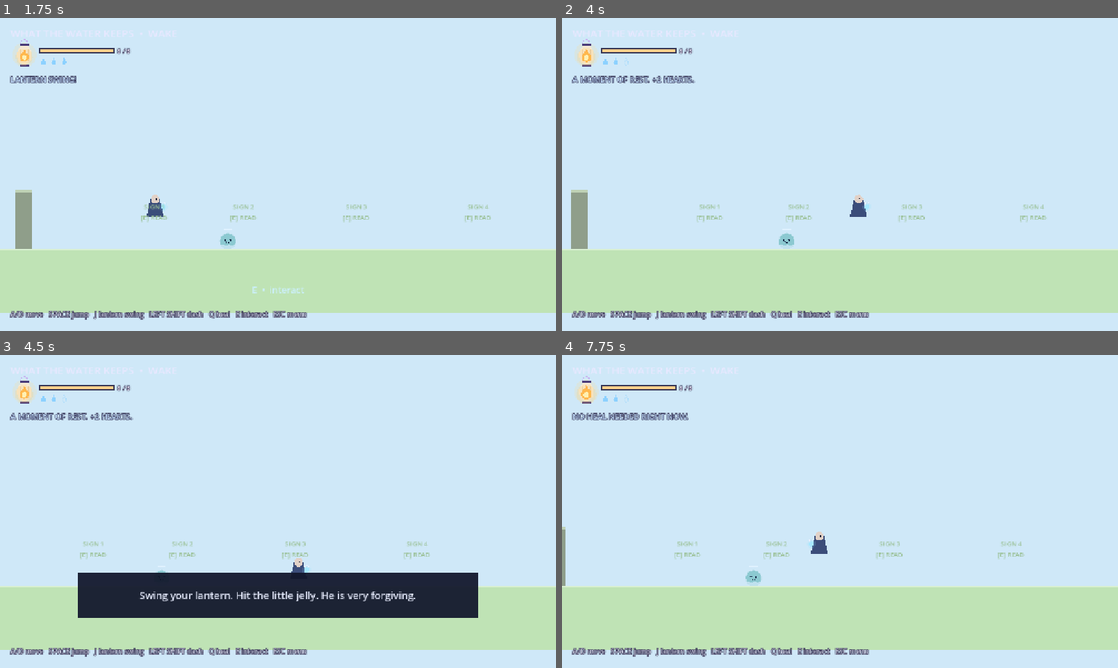
Above: before the commit, frames 1-4 (two rows, left to right).
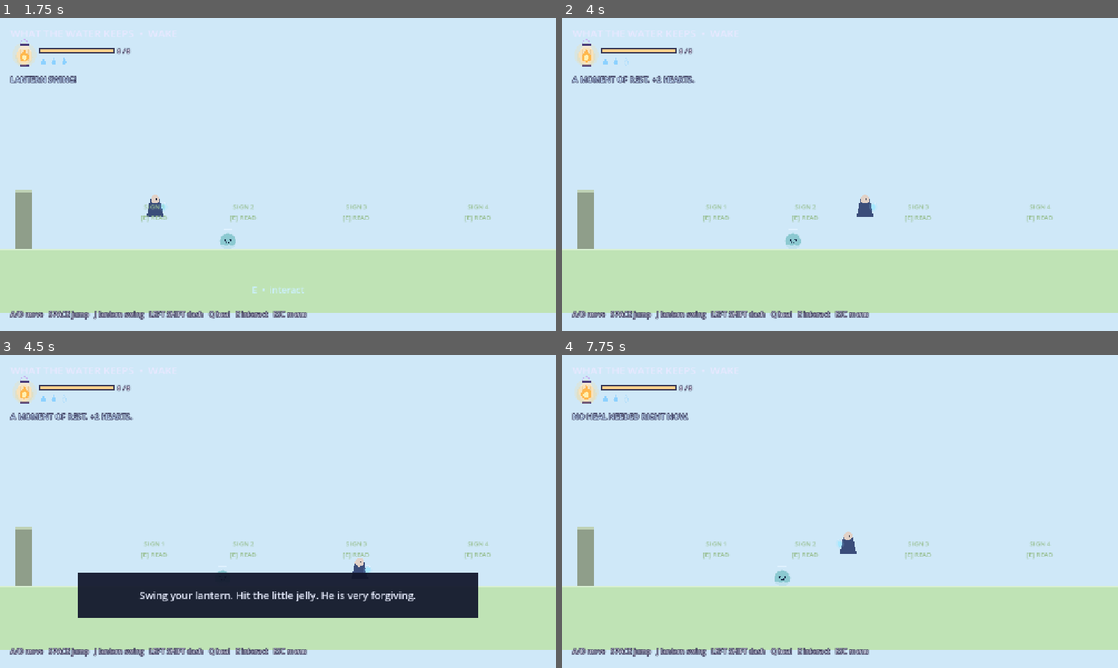
Above: after the commit, the same moments.

Repository: Lunatic5202/what-the-water-keeps
Game: Godot game, scene res://scenes/main.tscn
Two runs of this game, one before a commit and one after it. Both use one fixed random seed, a clock stepped at 60 frames per second and the inputs below.
Inputs:
- Up to frame 1 (1.75 s): click "Begin" at 0.5 s; tap Enter at 1.25 s; hold D (move_right) from 1.28 s (still down); tap J (attack) at 1.35 s; tap Space (jump) at 1.52 s
- Up to frame 2 (4 s): tap Shift (dash) at 2.1 s; tap Space (jump) at 2.27, 3.77 s; release D (move_right) at 2.78 s; hold A (move_left) 2.78-3.53 s; tap T (enter_region) at 2.85 s; hold D (move_right) from 3.53 s (still down); tap Q (heal) at 3.6 s
- Up to frame 3 (4.5 s): keep holding D (move_right); tap E (interact) at 4.35 s
- Up to frame 4 (7.75 s): tap Space (jump) at 4.52, 5.27, 6.77, 7.52 s; release D (move_right) at 5.03 s; hold A (move_left) 5.03-5.78 s; tap J (attack) at 5.1 s; hold D (move_right) 5.78-6.53 s; tap Shift (dash) at 5.85 s; hold A (move_left) from 6.53 s (still down); tap T (enter_region) at 6.6 s; tap Q (heal) at 7.35 s

Frame 1 is identical in both runs. In frame 2, 1.0% of the frame differs, in the area x 1-89%, y 54-74%; in frame 3, 1.3%; in frame 4, 1.7%, in the area x 0-89%, y 54-74%.

Commit message:
Fix camera lookup so room limits and region limits actually apply
The camera is created in code and has an auto-generated name, so
get_node_or_null("Camera2D") was always null and both the Wake room limits
and the hub/Greed limits were silently skipped. Look it up by group.
Syntax-checked only, not run in Godot.

Co-Authored-By: Claude Sonnet 5.5 <noreply@anthropic.com>
Claude-Session: https://claude.ai/code/session_015qnkkvPhoJdUFrjvPCg9tA

Diff:
--- a/scripts/main.gd
+++ b/scripts/main.gd
@@ -450,7 +450,7 @@
 	_return_to_hub()
 
 func _set_camera_limits(left: int, right: int, top: int, bottom: int) -> void:
-	var camera := player.get_node_or_null("Camera2D") as Camera2D
+	var camera := get_tree().get_first_node_in_group("game_camera") as Camera2D
 	if camera == null:
 		return
 	camera.position = Vector2(0, -100)
@@ -481,7 +481,7 @@
 			break
 	if index == wake_room:
 		return
-	var camera := player.get_node_or_null("Camera2D") as Camera2D
+	var camera := get_tree().get_first_node_in_group("game_camera") as Camera2D
 	if camera == null:
 		return
 	var room: Dictionary = WAKE_ROOMS[index]
Not shown, changed: README.md
